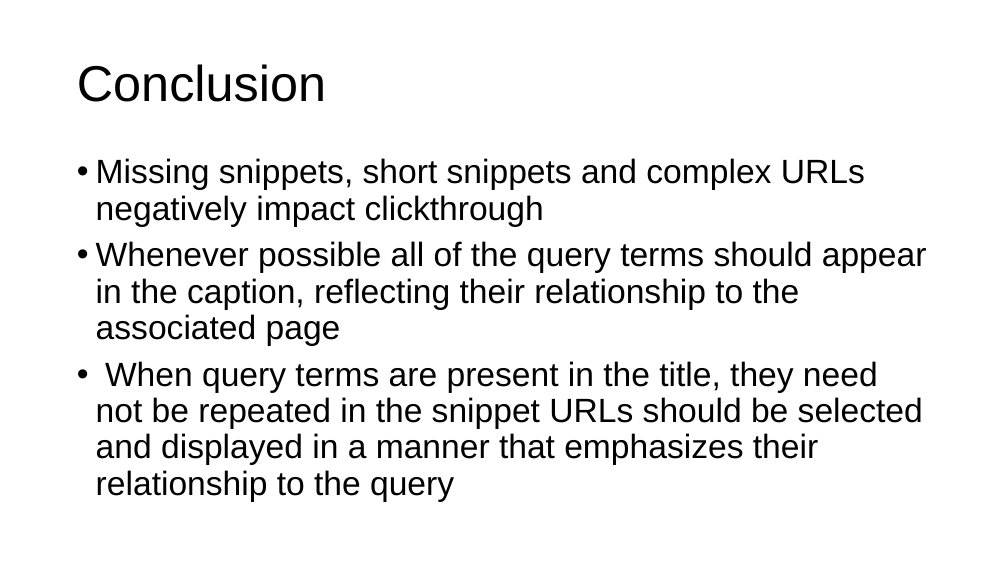
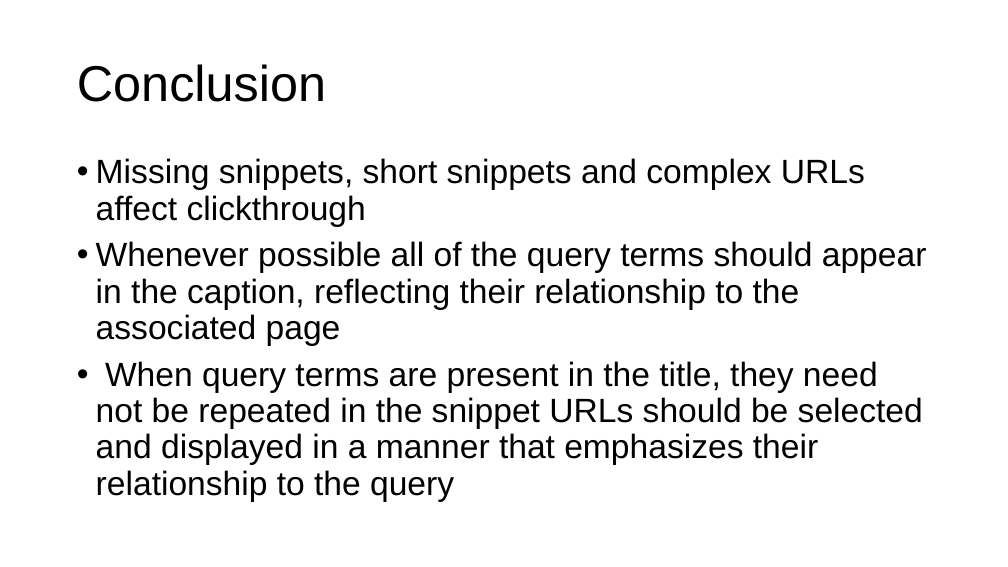
Before and after one commit to Hrishi29/cs834-f17, a slide deck: slide 13 of assignments/Presentation 3.pptx. Drawn at 1008x567 pixels with LibreOffice and Linux fonts; fonts in the diff are those of the drawing. Boxes give left, top, right and bottom in pixels: in the first picture for what was removed or moved away, otherwise in the second. Text is boxed around its words. In the diff, an @@ line names an element or a change of style, - is before the commit and + after.

Commit message:
new1

```diff
--- a/assignments/Presentation 3.pptx
+++ b/assignments/Presentation 3.pptx
@@ text at [96, 158, 865, 227]: text changed @@
-• Missing snippets, short snippets and complex URLs negatively impact clickthrough
+• Missing snippets, short snippets and complex URLs affect clickthrough
```
